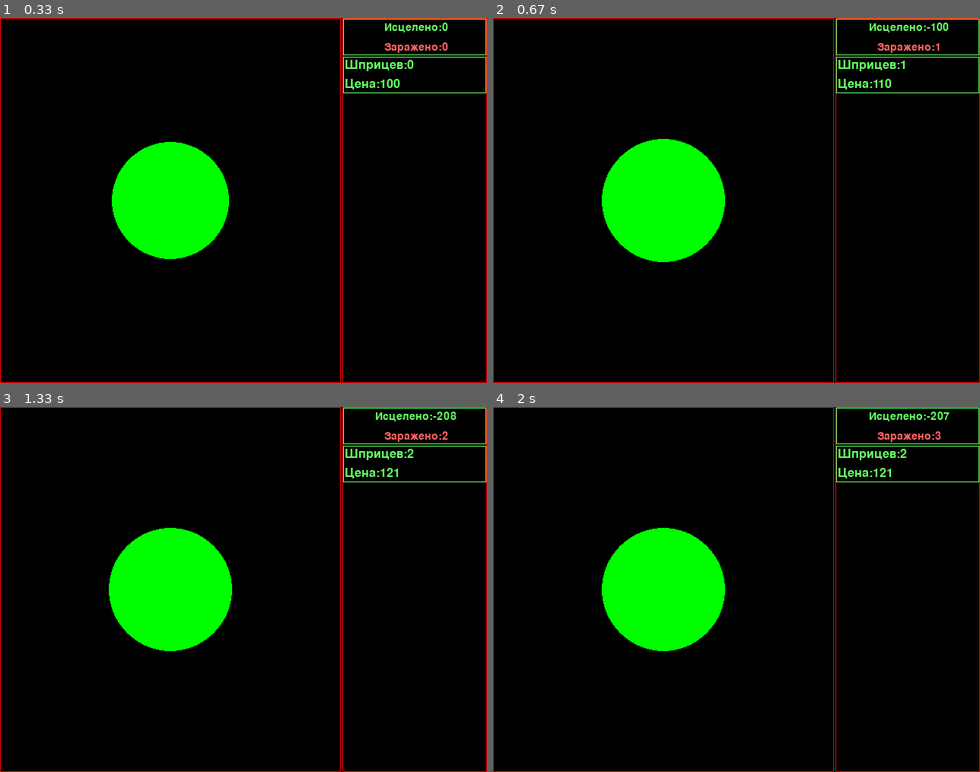
Above: before the commit, frames 1-4 (two rows, left to right).
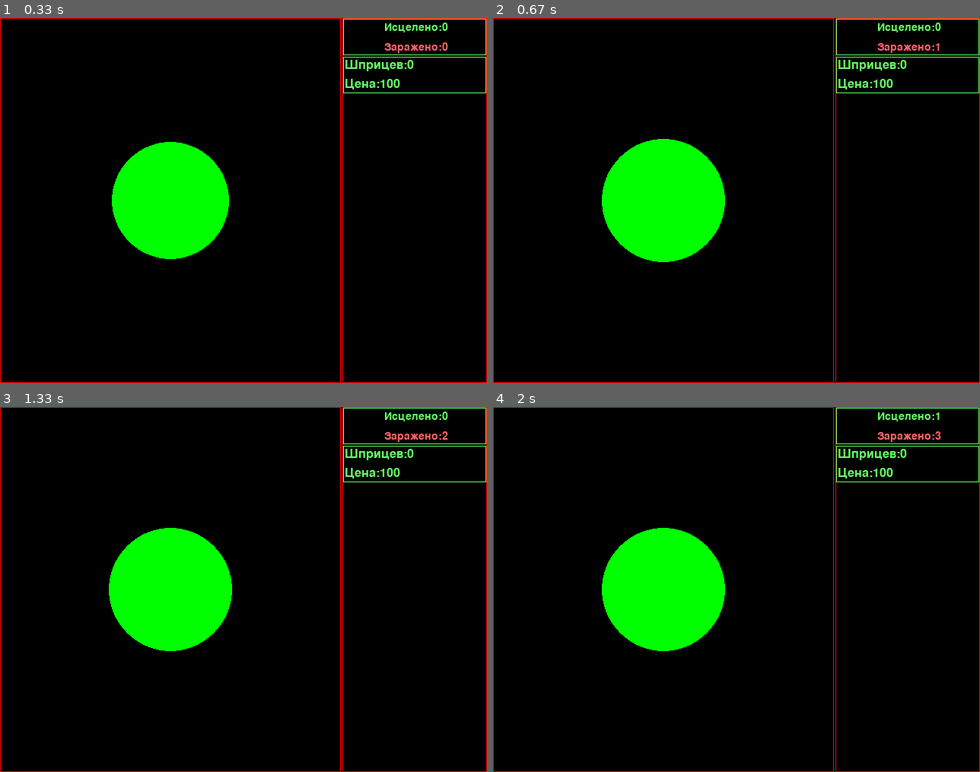
Above: after the commit, the same moments.

Repository: grigvlwork/py_prog
Game: pygame game, started from covidclicker/mainwindow.py
Two runs of this game, one before a commit and one after it. Both use one fixed random seed, a clock stepped at 60 frames per second and the inputs below.
Inputs (mouse positions are in pixels of both pictures, inside the frame that each line leads up to):
- Up to frame 1 (0.33 s): no input
- Up to frame 2 (0.67 s): click (965, 72) at 0.38 s
- Up to frame 3 (1.33 s): click (472, 461) at 0.72 s
- Up to frame 4 (2 s): click (678, 563) at 1.62 s; click (575, 702) at 1.95 s

Frame 1 is identical in both runs. In frame 2, 0.3% of the frame differs, in the area x 77-94%, y 1-20%; in frame 3, 0.3%; in frame 4, 0.3%.

Commit message:
covidclicker: begin calculate syringe left corner

Diff:
--- a/covidclicker/mainwindow.py
+++ b/covidclicker/mainwindow.py
@@ -25,6 +25,13 @@
 fps = 60
 
 
+def rotate_center(image, angle):
+    center = image.get_rect().center
+    rotated_image = pygame.transform.rotate(image, angle)
+    new_rect = rotated_image.get_rect(center=center)
+    return rotated_image, new_rect
+
+
 def load_image(name, colorkey=None):
     fullname = os.path.join('pictures', name)
     try:
@@ -45,8 +52,9 @@
     def __init__(self, group, x, y, angle, center, radius, row):
         pygame.sprite.DirtySprite.__init__(self, group)
         degrees = angle * 180 / pi - 90
-        self.image = pygame.transform.rotate(Syringe.image, degrees)
-        self.rect = Syringe.image.get_rect()
+        # self.image = pygame.transform.rotate(Syringe.image, degrees)
+        # self.rect = Syringe.image.get_rect()
+        self.image, self.rect = rotate_center(Syringe.image, degrees)
         self.rect.x = x
         self.rect.y = y
         self.visible = 1
@@ -60,7 +68,7 @@
     def rotate(self):
         self.angle += pi / 180
         degrees = self.angle * 180 / pi - 90
-        self.image = pygame.transform.rotate(Syringe.image, degrees)
+        self.image, self.rect = rotate_center(Syringe.image, degrees)
         self.rect.x = self.center[0] + (self.radius + self.phase) * cos(self.angle)
         self.rect.y = self.center[1] - (self.radius + self.phase) * sin(self.angle)
 
@@ -316,7 +324,7 @@
         if event.type == pygame.MOUSEBUTTONDOWN:
             main_field.get_click(event.pos)
             add_syringe = main_field.add_syringe_sprite.click(event)
-            if add_syringe:
+            if add_syringe and main_field.cured_to_pay > main_field.syringe_cost:
                 main_field.syringe_amount += 1
                 main_field.cured_to_pay -= main_field.syringe_cost
                 main_field.syringe_cost = int(main_field.syringe_cost * 1.1)
--- a/covidclicker/test_del.py
+++ b/covidclicker/test_del.py
@@ -1,9 +1,46 @@
-from math import pi, sin, cos
+from math import sin, cos, pi, sqrt
 
-f = open('mathtables.py', 'w')
-a = dict()
-for i in range(361):
-    a[i * pi / 180] = [sin(i * pi / 180), cos(i * pi / 180)]
-text = "sc_table = " + str(a)
-f.write(text)
-f.close()
+
+def left_corner(angle, center, radius, delta):
+    while angle > 2 * pi:
+        angle -= 2 * pi
+    if angle == 0:
+        return center[0] - 5, center[1] - radius - delta
+    elif angle == pi:
+        return center[0] - 5, center[1] + radius
+    elif angle == pi / 2:
+        return center[0] - radius - delta, center[1] - 5
+    elif angle == 3 * pi / 2:
+        return center[0] + radius, center[1] - 5
+    elif 0 < angle < pi / 2:
+        x1 = center[0] - radius * sin(angle)
+        y1 = center[1] - radius * cos(angle)
+        x2 = center[0] - (radius + delta) * sin(angle)
+        y2 = center[1] - (radius + delta) * cos(angle)
+        k = - (y1 - y2) / (x1 - x2)
+        k2 = - 1 / k
+        b2 = y2 - k2 * x2
+        A = 1 + k2 * k2
+        B = -2 * (1 + y2 - b2)
+        C = x2 * x2 + (b2 - y2) ** 2 - 25
+        D = B * B - 4 * A * C
+        if D >= 0:
+            x_min = min((-B + sqrt(D)) / (2 * A), (-B + sqrt(D)) / (2 * A))
+            x_max = max((-B + sqrt(D)) / (2 * A), (-B + sqrt(D)) / (2 * A))
+            y = k2 * x_max + b2
+            return x_min, y
+    return 0, 0
+
+print(left_corner(pi / 4, (120, 120), 80, 40))
+
+
+
+
+# f = open('mathtables.py', 'w')
+# a = dict()
+# for i in range(361):
+#     a[i * pi / 180] = [sin(i * pi / 180), cos(i * pi / 180)]
+# text = "sc_table = " + str(a)
+#
+# f.write(text)
+# f.close()
